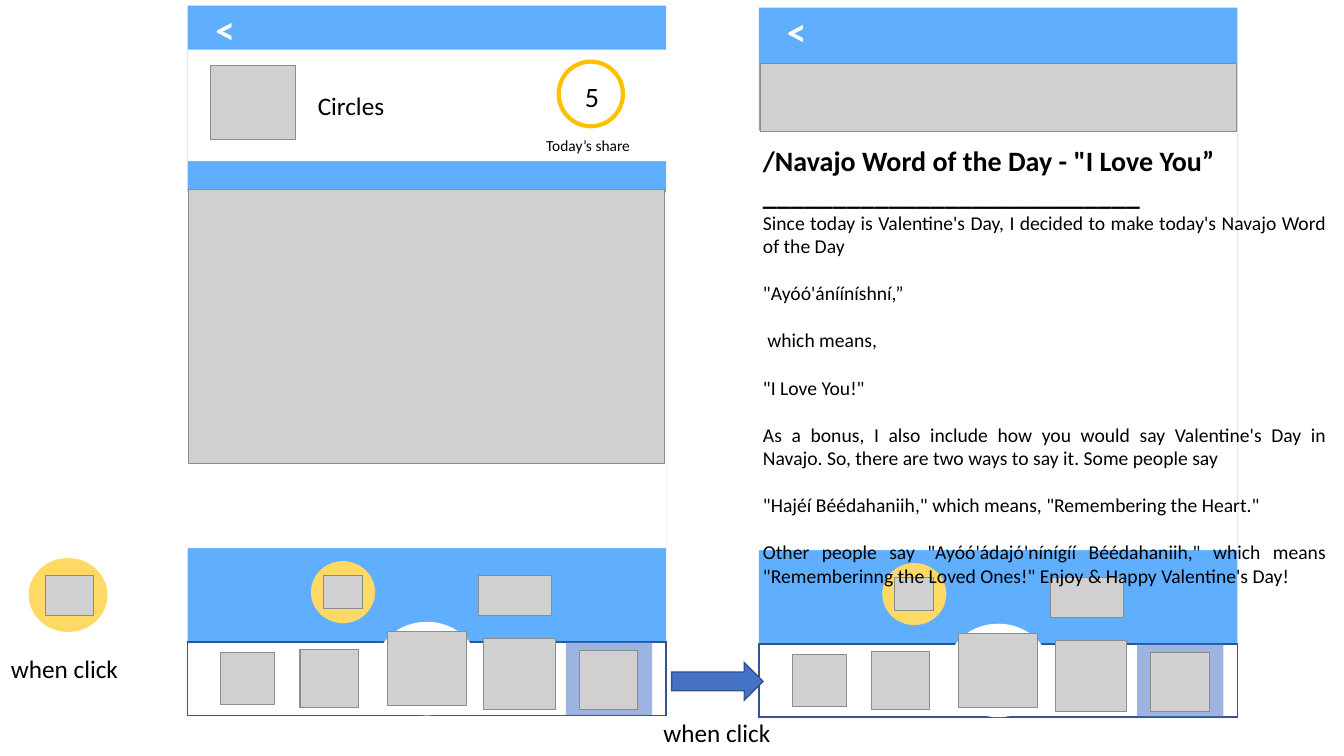
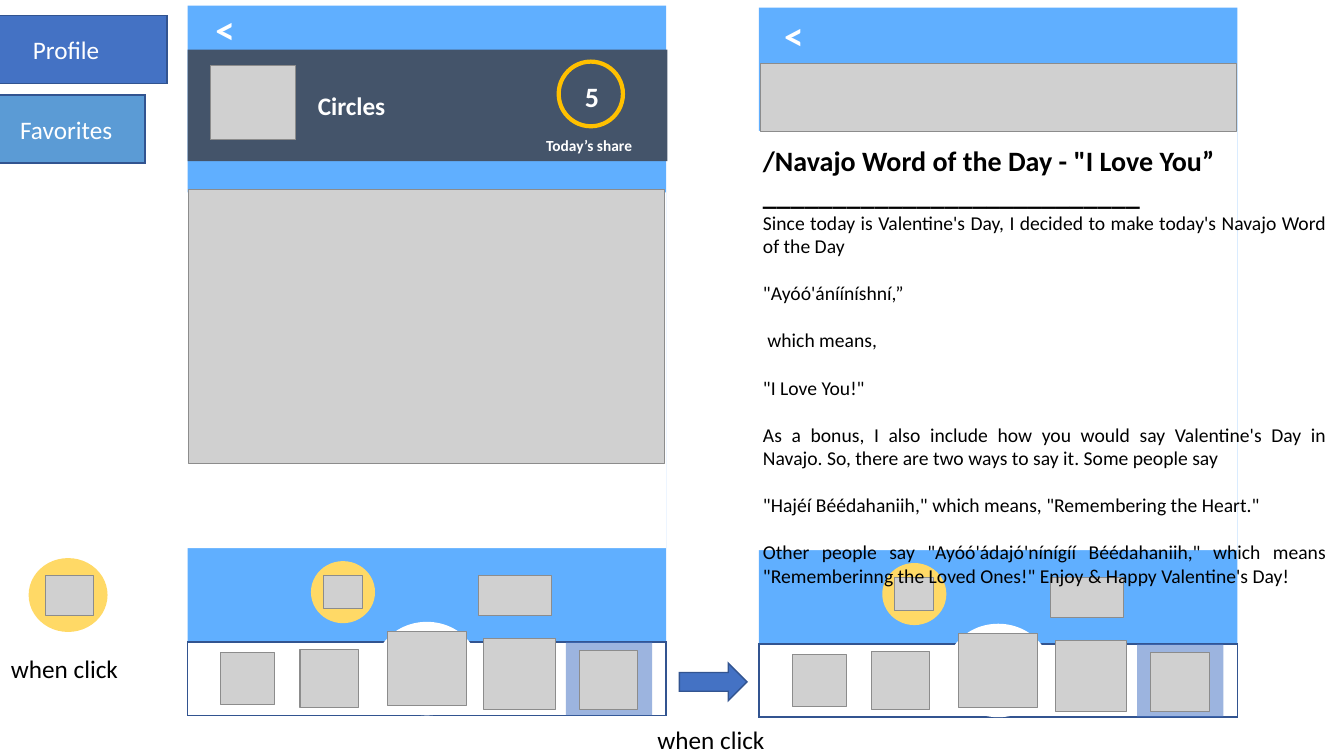
Before and after one commit to liumcse/GuageLand, a slide deck: slide 12 of src/common/prototype/design_fossasia.pptx (slide 10 before the commit). Drawn at 1344x756 pixels with LibreOffice and Linux fonts; fonts in the diff are those of the drawing; grey boxes stand for pictures. Boxes give left, top, right and bottom in pixels: in the first picture for what was removed or moved away, otherwise in the second. Text is boxed around its words. In the diff, an @@ line names an element or a change of style, - is before the commit and + after.

```diff
--- a/src/common/prototype/design_fossasia.pptx
+++ b/src/common/prototype/design_fossasia.pptx
@@ rectangle added at box(0, 15, 167, 84), fill #4472C4, outline #325491 1 pt, 18 pt, text #FFFFFF @@
+Profile
@@ text "<": place and size @@
-text "<" at box(777, 2, 847, 59)
+text "<" at box(774, 6, 844, 64)
@@ rectangle: place and size @@
-rectangle at box(188, 49, 673, 161)
+rectangle at box(188, 49, 667, 161)
@@ rectangle at box(188, 49, 667, 161): fill #FFFFFF to #44546A @@
@@ text colour #000000 to #FFFFFF, bold on in 3 elements at box(318, 97, 385, 115), box(546, 140, 632, 154), box(585, 89, 599, 107) @@
@@ rectangle added at box(0, 95, 145, 163), fill #5B9BD5, outline #325491 1 pt, 18 pt, text #FFFFFF @@
+Favorites
@@ right arrow: place and size @@
-right arrow at box(671, 662, 763, 700)
+right arrow at box(680, 663, 747, 701)
@@ text "when click": place and size @@
-text "when click" at box(663, 724, 770, 742)
+text "when click" at box(657, 731, 764, 749)
```
Also in this commit, not shown: 7 other slides changed, 3 slides added, 1 slide removed, 3 other files.
